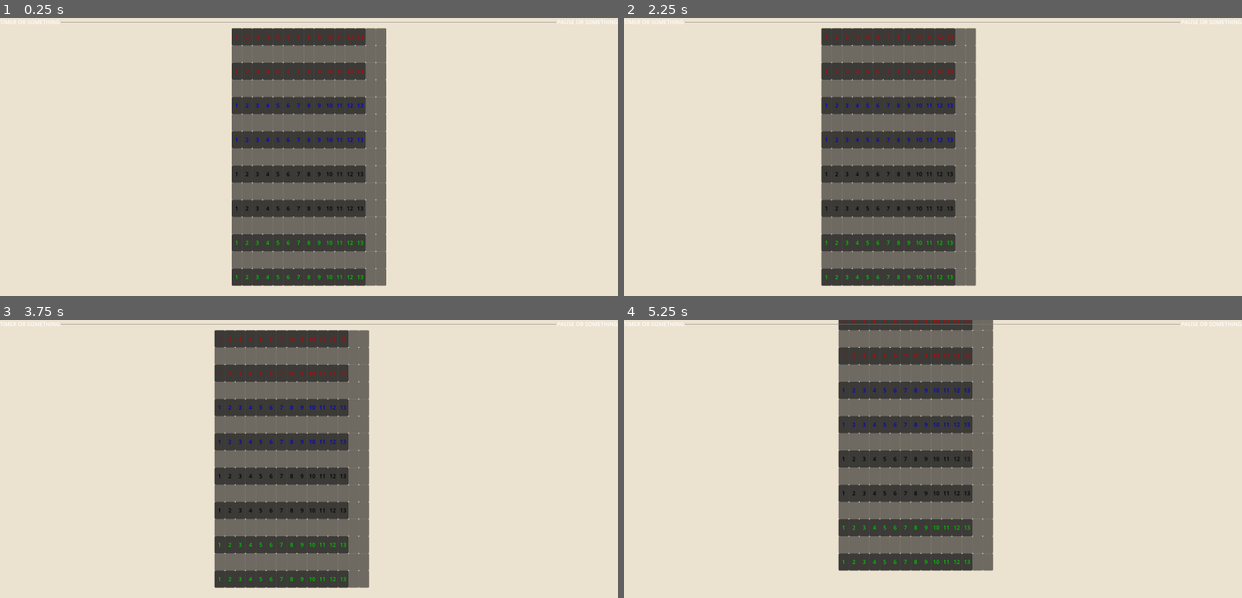
Above: before the commit, frames 1-4 (two rows, left to right).
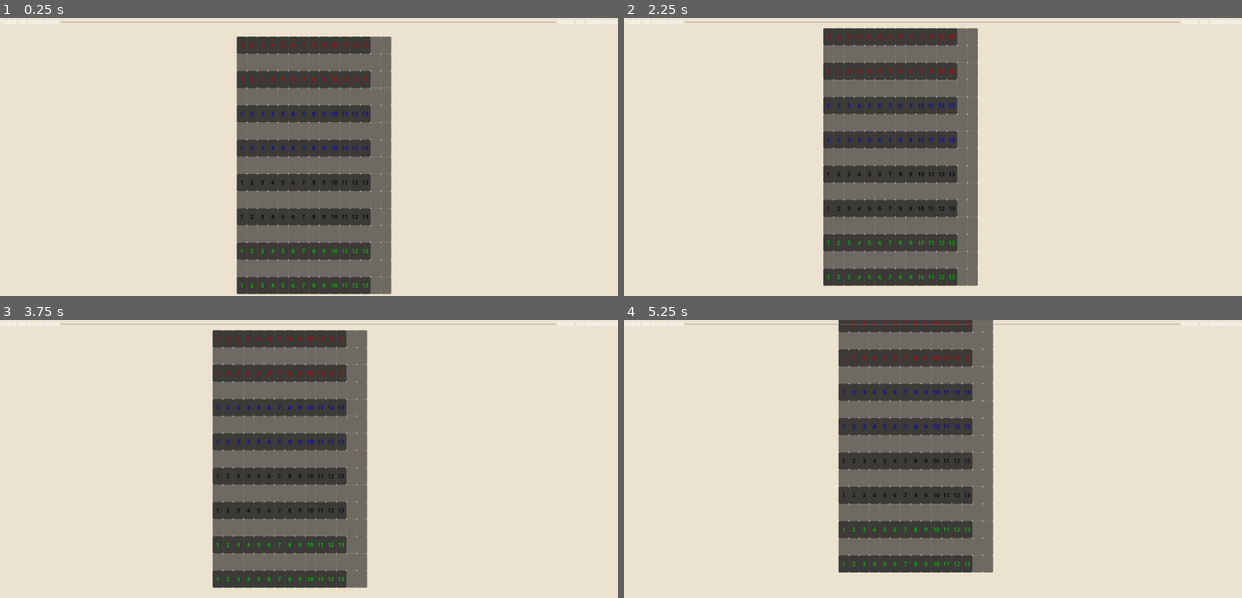
Above: after the commit, the same moments.

Repository: DaltonBaum/RummyCubed
Game: Godot game, scene res://scenes/game_board/game.tscn
Two runs of this game, one before a commit and one after it. Both use one fixed random seed, a clock stepped at 60 frames per second and the inputs below. This scene is started directly instead of the project's main scene.
Inputs (mouse positions are in pixels of both pictures, inside the frame that each line leads up to):
- Up to frame 1 (0.25 s): no input
- Up to frame 2 (2.25 s): tap Enter at 0.5, 2 s; move the mouse to (1068, 143) at 0.52 s; hold D 0.53-1.25 s; click (1068, 143) at 0.67 s; tap Space at 1.25 s; drag from (809, 170) to (902, 212) at 1.27 s; move the mouse to (994, 95) at 2.02 s; hold D from 2.03 s (still down)
- Up to frame 3 (3.75 s): release D at 2.75 s; tap Space at 2.75 s; drag from (278, 514) to (123, 417) at 2.77 s; move the mouse to (494, 500) at 3.52 s; hold A from 3.53 s (still down)
- Up to frame 4 (5.25 s): release A at 4.25 s; tap Enter at 4.25 s; drag from (747, 417) to (840, 389) at 4.27 s; tap Space at 5 s; move the mouse to (963, 459) at 5.02 s; hold S from 5.03 s (still down); click (963, 459) at 5.17 s

The runs differ from the first frame. In frame 1, 13% of the frame differs, in the area x 37-64%, y 3-100%; in frame 2, 2.2%; in frame 3, 2.2%; in frame 4, 3.4%.

Commit message:
Added basic limits to the camera

Diff:
--- a/scenes/game_board/board.tscn
+++ b/scenes/game_board/board.tscn
@@ -3,13 +3,6 @@
 [ext_resource type="Script" path="res://scenes/game_board/board.gd" id="1_4n8h1"]
 
 [node name="Board" type="GridContainer"]
-anchors_preset = 8
-anchor_left = 0.5
-anchor_top = 0.5
-anchor_right = 0.5
-anchor_bottom = 0.5
-grow_horizontal = 2
-grow_vertical = 2
 theme_override_constants/h_separation = 0
 theme_override_constants/v_separation = 0
 script = ExtResource("1_4n8h1")
--- /dev/null
+++ b/scenes/game_board/game.gd
@@ -0,0 +1,13 @@
+extends Node2D
+
+@export_range(0, 100) var camera_bounds_percent := 50
+
+func _ready() -> void:
+	var board_pos: Vector2 = %Board.global_position
+	var board_size: Vector2 = %Board.get_combined_minimum_size()
+	var camera_bounds_margin := get_window().size * camera_bounds_percent / 100
+	%Camera.limit_left = board_pos.x - camera_bounds_margin.x
+	%Camera.limit_top = board_pos.y - camera_bounds_margin.y
+	%Camera.limit_right = board_pos.x + board_size.x + camera_bounds_margin.x
+	%Camera.limit_bottom = board_pos.y + board_size.y + camera_bounds_margin.y
+	%Camera.position = (board_pos + board_size) / 2
--- a/scenes/game_board/game.tscn
+++ b/scenes/game_board/game.tscn
@@ -1,13 +1,19 @@
-[gd_scene load_steps=3 format=3 uid="uid://cnh6nuvbcs8wn"]
+[gd_scene load_steps=4 format=3 uid="uid://cnh6nuvbcs8wn"]
 
+[ext_resource type="Script" path="res://scenes/game_board/game.gd" id="1_41cbx"]
 [ext_resource type="PackedScene" uid="uid://dxu64ad742ahl" path="res://scenes/game_board/board.tscn" id="1_sxlji"]
 [ext_resource type="Script" path="res://scenes/game_board/game_camera_computer.gd" id="2_t2rl8"]
 
 [node name="Game" type="Node2D"]
+script = ExtResource("1_41cbx")
 
 [node name="Board" parent="." instance=ExtResource("1_sxlji")]
+unique_name_in_owner = true
 
-[node name="Camera2D" type="Camera2D" parent="."]
+[node name="Camera" type="Camera2D" parent="."]
+unique_name_in_owner = true
+position_smoothing_enabled = true
+position_smoothing_speed = 10.0
 script = ExtResource("2_t2rl8")
 
 [node name="UI" type="CanvasLayer" parent="."]
--- a/scenes/game_board/game_camera_computer.gd
+++ b/scenes/game_board/game_camera_computer.gd
@@ -5,7 +5,6 @@
 @export var min_zoom: float = 0.5
 @export var zoom_speed: float = 0.9
 
-@export var pan_margin: int = 0
 @export var pan_speed: float = 50.0
 
 func _ready() -> void:
